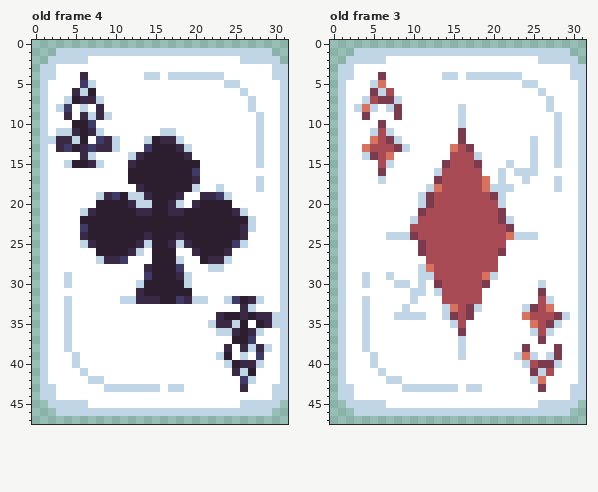
Pixel-art file, stored at BossRushGame/Assets/Art/Sprites/PokerBoss/Card.aseprite. The picture above is the old version.
32x48 pixels, 5 frames. Shown: old frame 4, old frame 3. The commit also changed other frames, which this record leaves out.
And afterwards:
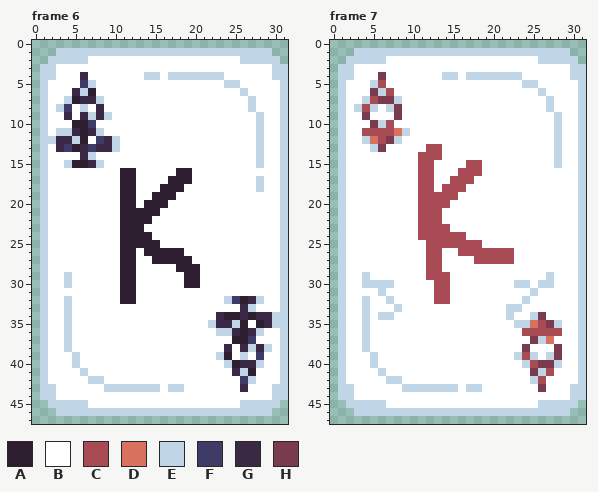
Palette (. is transparent): A #2d1e2f  B #ffffff  C #a94b54  D #d8725e  E #c0d6e7  F #3e3b66  G #392945  H #7a3b4f
A new or re-ordered frame is compared with the old frame closest to it.
Author's note on the commit: Basic panic state and more abstract card suits
Change:
frames 5 -> 9
frames re-ordered
--- frame 6 against old frame 4
@@ x 0..31 @@
 10 .EBBBAAFBBBBBBBBBBBBBBBBBBBBEBBE
-11 .EBEEGAGEBBBBBBBEEBBBBBBBBBBEBBE
-12 .EEGGEABFGEBBBEAGGEBBBBBBBBBEBBE
-13 .EBGFAGFGGEBBBFAAAGEBBBBBBBBEBBE
-14 .EBBBBGEBBBBEGAAAAAGBBBBBBBBEBBE
-15 .EBBEAAGEBBBGAAAAAAAABBBBBBBEBBE
-16 .EBBBBBBBBBBAAAAAAAAFBBBBBBBBBBE
-17 .EBBBBBBBBBBAAAAAAAAGBBBBBBBEBBE
-18 .EBBBBBBBBBBBGAAAAAAEBBEBBBBEBBE
-19 .EBBBBBBEGFAEEGAAAGBBGGFEBBBBBBE
-20 .EBBBBBBAAAAGEEAAGEBGAAAABBBBBBE
-21 .EBBBBEGAAAAAGGAAGGAAAAAAGEBBBBE
-22 .EBBBBAAAAAAAAAAAAAAAAAAAAAEBBBE
-23 .EBBBBFAAAAAAAAAAAAAAAAAAAGEBBBE
-24 .EBBBBGAAAAAAAGAAAGAAAAAAAGBBBBE
-25 .EBBBBEGAAAAAGEAAGEGAAAAAFEBBBBE
-26 .EBBBBBBAAAAGEBAAABBGAAAGBBBBBBE
-27 .EBBBBBBEGGFBBBAAAEBBAGGEBBBBBBE
-28 .EBBBBBBBBBBBBGAAAFBBBEEBBBBBBBE
-29 .EBBEBBBBBBBBBFAAAGEBBBBBBBBBBBE
-30 .EBBEBBBBBBBBEAAAAAEBBBBBBBBBBBE
-31 .EBBBBBBBBBBBGAAAAAABBBBBBBBBBBE
-32 .EBBEBBBBBBEEGGGAAFGEEBBEFAGEBBE
+11 .EBEEGAGEBBBBBBBBBBBBBBBBBBBEBBE
+12 .EEGGEABFGEBBBBBBBBBBBBBBBBBEBBE
+13 .EBGFAGFGGEBBBBBBBBBBBBBBBBBEBBE
+14 .EBBBBGEBBBBBBBBBBBBBBBBBBBBEBBE
+15 .EBBEAAGEBBBBBBBBBBBBBBBBBBBEBBE
+16 .EBBBBBBBBBAABBBBBAABBBBBBBBBBBE
+17 .EBBBBBBBBBAABBBBAAABBBBBBBBEBBE
+18 .EBBBBBBBBBAABBBAAABBBBBBBBBEBBE
+19 .EBBBBBBBBBAABBAAABBBBBBBBBBBBBE
+20 .EBBBBBBBBBAABAAABBBBBBBBBBBBBBE
+21 .EBBBBBBBBBAAAAABBBBBBBBBBBBBBBE
+22 .EBBBBBBBBBAAAABBBBBBBBBBBBBBBBE
+23 .EBBBBBBBBBAAABBBBBBBBBBBBBBBBBE
+24 .EBBBBBBBBBAAAABBBBBBBBBBBBBBBBE
+25 .EBBBBBBBBBAAAAABBBBBBBBBBBBBBBE
+26 .EBBBBBBBBBAABAAAAABBBBBBBBBBBBE
+27 .EBBBBBBBBBAABBAAAAABBBBBBBBBBBE
+28 .EBBBBBBBBBAABBBBBAAABBBBBBBBBBE
+29 .EBBEBBBBBBAABBBBBBAABBBBBBBBBBE
+30 .EBBEBBBBBBAABBBBBBAABBBBBBBBBBE
+31 .EBBBBBBBBBAABBBBBBBBBBBBBBBBBBE
+32 .EBBEBBBBBBAABBBBBBBBBBBEFAGEBBE
 33 .EBBEBBBBBBBBBBBBBBBBBBBBBGEBBBE
--- frame 7 is new; against old frame 3
@@ x 0..31 @@
  4 .EEBBBHBBBBBBBEEBEEEEEEEBBBBBBEE
- 5 .EBBBEDBBBBBBBBBBBBBBBBBEEBBBBBE
+ 5 .EBBBECBBBBBBBBBBBBBBBBBEEBBBBBE
  6 .EBBBHECBBBBBBBBBBBBBBBBBBEBBBBE
  7 .EBBECHHEBBBBBBBBBBBBBBBBBBEBBBE
- 8 .EBEDEBEHBBBBBBBEBBBBBBBBBBEBBBE
- 9 .EBBHBBBHBBBBBBBEBBBBBBBBBBBEBBE
-10 .EBBBBHBBBBBBBBBEBBBBBBBBBBBEBBE
-11 .EBBBECEBBBBBBBBHBBBBBBBBBBBEBBE
-12 .EBBBDCHEBBBBBBBHBBBBBBBBEBBEBBE
-13 .EBBDCCCHEBBBBBDCHBBBBBBBEBBEBBE
-14 .EBBEHCDBBBBBBBCCCEBBBBBBEBBEBBE
-15 .EBBBBCEBBBBBBHCCCHBBBEBBEBBEBBE
-16 .EBBBBHBBBBBBECCCCCBBEBEEEBBBBBE
-17 .EBBBBEBBBBBBHCCCCCDBEBBEBBBEBBE
-18 .EBBBBBBBBBBEDCCCCCDEEEBBBBBEBBE
-19 .EBBBBBBBBBEHCCCCCCCHEBBBBBBBBBE
-20 .EBBBBBBBBBEHCCCCCCCCEBBBBBBBBBE
-21 .EBBBBBBBBBHCCCCCCCCCHBBBBBBBBBE
-22 .EBBBBBBBBECCCCCCCCCCHEBBBBBBBBE
-23 .EBBBBBBBBCCCCCCCCCCCCHBBBBBBBBE
-24 .EBBBBBEEEHCCCCCCCCCCCDEEEBBBBBE
-25 .EBBBBBBBBBHCCCCCCCCCCBBBBBBBBBE
-26 .EBBBBBBBBBHCCCCCCCCCHBBBBBBBBBE
-27 .EBBBBBBBBBBCCCCCCCCCBBBBBBBBBBE
-28 .EBBBBBBBBBEDCCCCCCCCBBBBBBBBBBE
-29 .EBBEBBEBBBEECCCCCCDEBBBBBBBBBBE
-30 .EBBEBBBEEBEBHCCCCCHBBBBBBEBBBBE
-31 .EBBBBBBBBEEBECCCCCBBBBBBBHBBBBE
-32 .EBBEBBBBBEBBBCCCCCBBBBBBBCEBBBE
-33 .EBBEBBBBEBBBBEDCHEBBBBBEHCDBBBE
-34 .EBBEBBBEEEEBBEHCHBBBBBBDCCCHEBE
-35 .EBBEBBBBBBBBBBECBBBBBBBBDCHEBBE
-36 .EBBEBBBBBBBBBBBHBBBBBBBBECEBBBE
-37 .EBBEBBBBBBBBBBBEBBBBBBBBBHBBBBE
-38 .EBBEBBBBBBBBBBBEBBBBBBBHBBBHBBE
-39 .EBBBEBBBBBBBBBBEBBBBBBEDEBEHBBE
+ 8 .EBECEBEHBBBBBBBBBBBBBBBBBBEBBBE
+ 9 .EBBHBBBHBBBBBBBBBBBBBBBBBBBEBBE
+10 .EBBBHECBBBBBBBBBBBBBBBBBBBBEBBE
+11 .EBBCCCCDEBBBBBBBBBBBBBBBBBBEBBE
+12 .EBBEDCHEBBBBBBBBBBBBBBBBBBBEBBE
+13 .EBBBEHBBBBBCCBBBBBBBBBBBBBBEBBE
+14 .EBBBBBBBBBCCCBBBBBBBBBBBBBBEBBE
+15 .EBBBBBBBBBCCBBBBCCBBBBBBBBBEBBE
+16 .EBBBBBBBBBCCBBBCCCBBBBBBBBBBBBE
+17 .EBBBBBBBBBCCBBCCCBBBBBBBBBBBBBE
+18 .EBBBBBBBBBCCBCCCBBBBBBBBBBBBBBE
+19 .EBBBBBBBBBCCCCCBBBBBBBBBBBBBBBE
+20 .EBBBBBBBBBCCCCBBBBBBBBBBBBBBBBE
+21 .EBBBBBBBBBCCCBBBBBBBBBBBBBBBBBE
+22 .EBBBBBBBBBCCCBBBBBBBBBBBBBBBBBE
+23 .EBBBBBBBBBCCCCBBBBBBBBBBBBBBBBE
+24 .EBBBBBBBBBCCCCCCBBBBBBBBBBBBBBE
+25 .EBBBBBBBBBBCCCCCCCBBBBBBBBBBBBE
+26 .EBBBBBBBBBBCCBBCCCCCCCBBBBBBBBE
+27 .EBBBBBBBBBBCCBBBBCCCCCBBBBBBBBE
+28 .EBBBBBBBBBBCCBBBBBBBBBBBBBBBBBE
+29 .EBBEBBBBBBBCCCBBBBBBBBBBBBEBBBE
+30 .EBBEEEEBBBBBCCBBBBBBBBEEBEEBBBE
+31 .EBBBBEBBBBBBCCBBBBBBBBBBEBBBBBE
+32 .EBBEBBEBBBBBCCBBBBBBBBBEBBBBBBE
+33 .EBBEBBBEBBBBBBBBBBBBBEEBBBBBBBE
+34 .EBBEBEEBBBBBBBBBBBBBBEBBEHBBBBE
+35 .EBBEBBBBBBBBBBBBBBBBBBEEDCHEBBE
+36 .EBBEBBBBBBBBBBBBBBBBBBBCCCCCBBE
+37 .EBBEBBBBBBBBBBBBBBBBBBBBHEDBBBE
+38 .EBBEBBBBBBBBBBBBBBBBBBBHBBBHBBE
+39 .EBBBEBBBBBBBBBBBBBBBBBECEBEHBBE
 40 .EBBBEBBBBBBBBBBBBBBBBBBECHHEBBE
 41 .EBBBBEBBBBBBBBBBBBBBBBBBHECBBBE
-42 .EBBBBBEEBBBBBBBBBBBBBBBBEDBBBBE
+42 .EBBBBBEEBBBBBBBBBBBBBBBBECBBBBE
 43 .EEBBBBBBEEEEEEEBEEBBBBBBBHBBBEE
